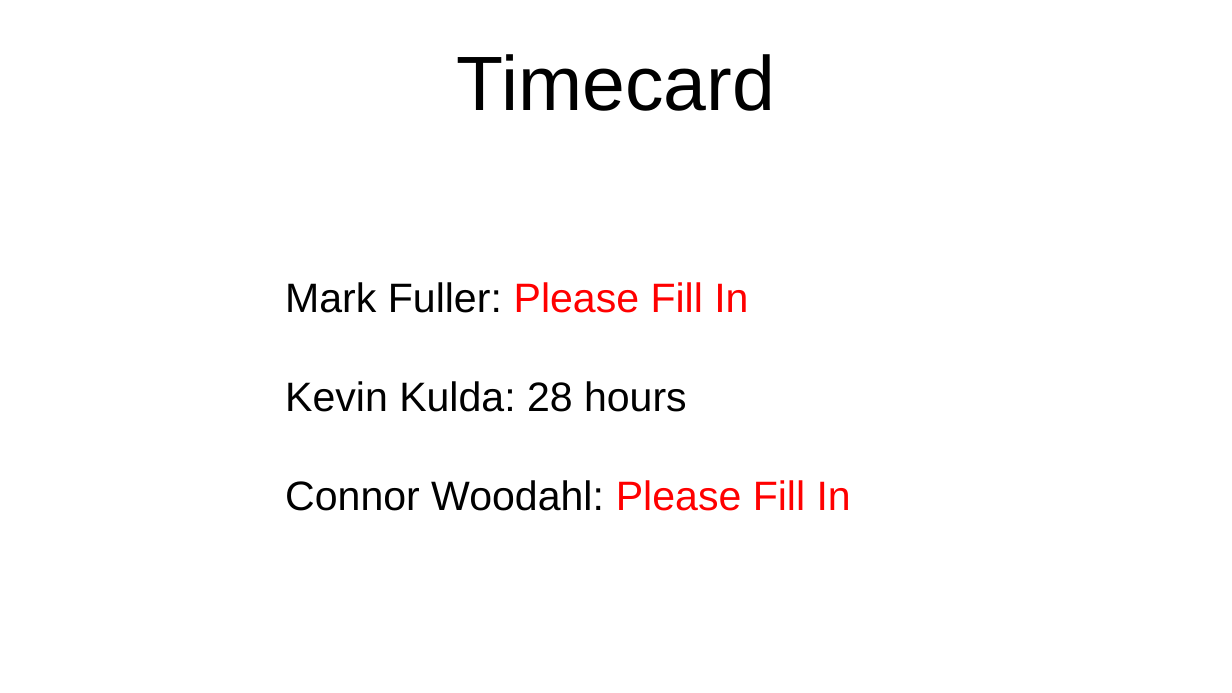
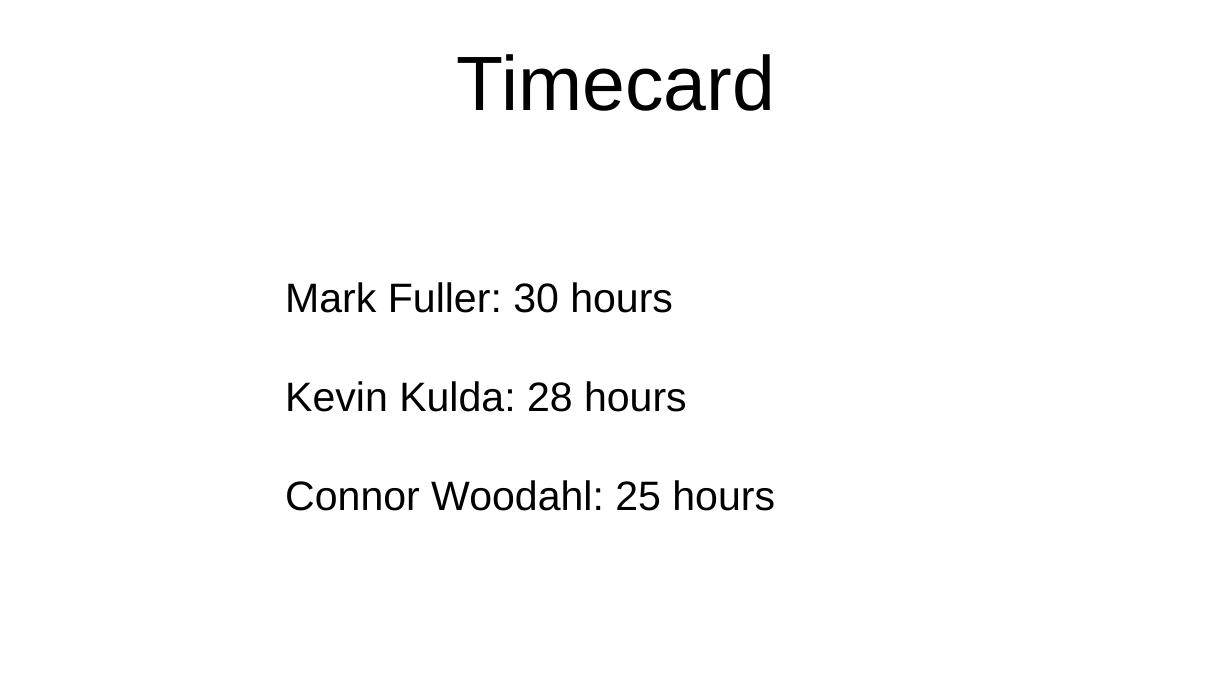
Before and after one commit to MarkFuller1/BCC, a slide deck: slide 39 of docs/Iteration_2_Presentation_Deliverable/BNU_Iteration_2_Presentation_Deliverable.pptx. Drawn at 1232x693 pixels with LibreOffice and Linux fonts; fonts in the diff are those of the drawing. Boxes give left, top, right and bottom in pixels: in the first picture for what was removed or moved away, otherwise in the second. Text is boxed around its words. In the diff, an @@ line names an element or a change of style, - is before the commit and + after.

```diff
--- a/docs/Iteration_2_Presentation_Deliverable/BNU_Iteration_2_Presentation_Deliverable.pptx
+++ b/docs/Iteration_2_Presentation_Deliverable/BNU_Iteration_2_Presentation_Deliverable.pptx
@@ text at (x1=285, y1=282, x2=673, y2=313): text changed; text colour #FF0000 to #000000 @@
-Mark Fuller: Please Fill In
+Mark Fuller: 30 hours
@@ text at (x1=285, y1=480, x2=775, y2=511): text changed @@
-Connor Woodahl: Please Fill In
+Connor Woodahl: 25 hours
```
Also in this commit, not shown: 3 other slides changed, 3 slides added, 3 slides removed, 33 other files.
